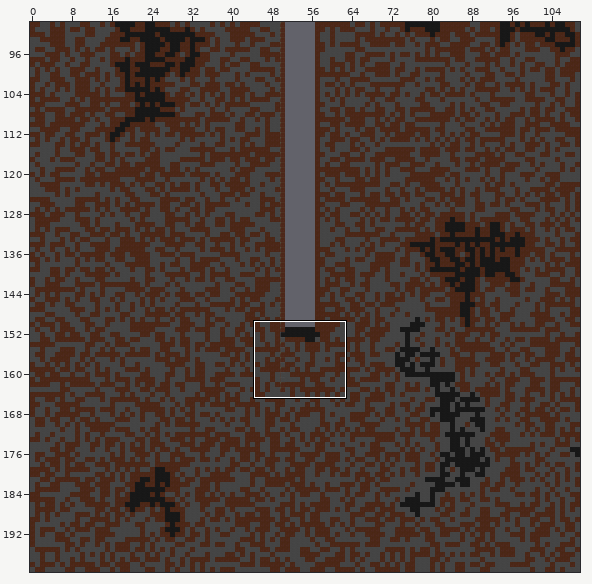
One commit to this Tiled map: TheForestWaiter/Tiled/Map.tmx. The picture above shows the old version from afar; the outline marks the close-up.
Close-up. Old version:
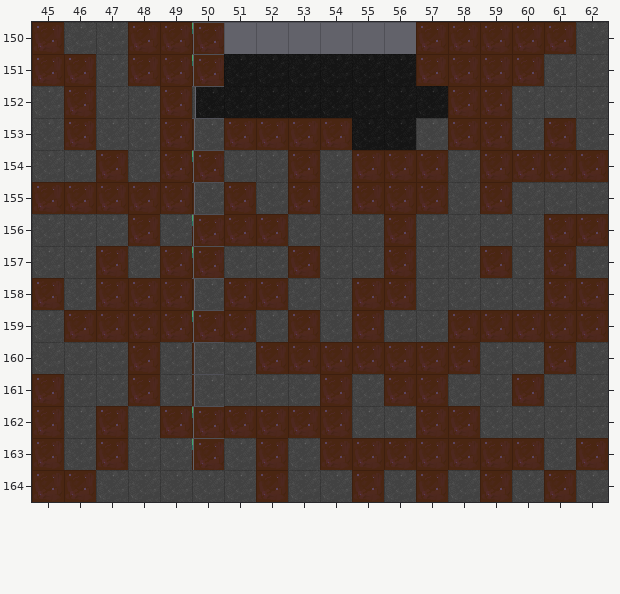
Cells are 32x32 px. Shown: x 45..62, y 150..164. The commit also changed other parts of the map, which this record leaves out. Tiles whose own drawing changed are shown in their newer look in all pictures.
After:
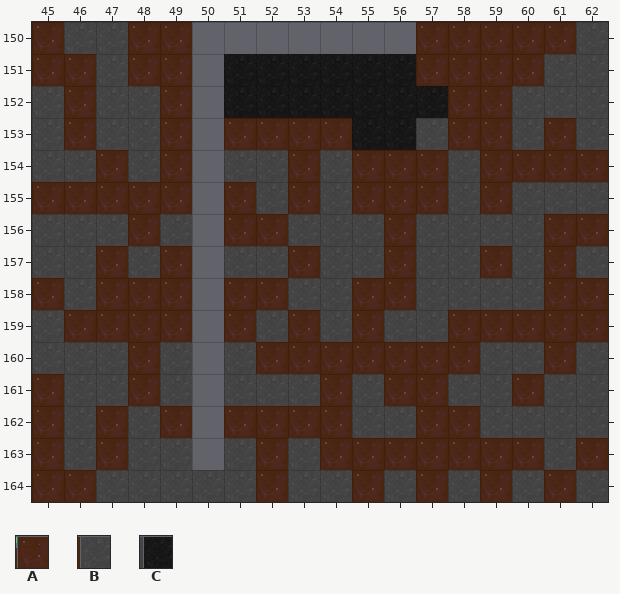
Key: from "Tiles": A 1, B 2, C 3.
_ is an empty cell.
Difference:
Layer "Solid":
y 150..151: x 50 A -> _
y 152: x 50 C -> _
y 153: x 50 B -> _
y 154: x 50 A -> _
y 155: x 50 B -> _
y 156..157: x 50 A -> _
y 158: x 50 B -> _
y 159: x 50 A -> _
y 160..161: x 50 B -> _
y 162..163: x 50 A -> _
Where, in picture pixels (left, top, right, bottom), the same in both close-ups:
removed: (192, 23, 224, 470)
